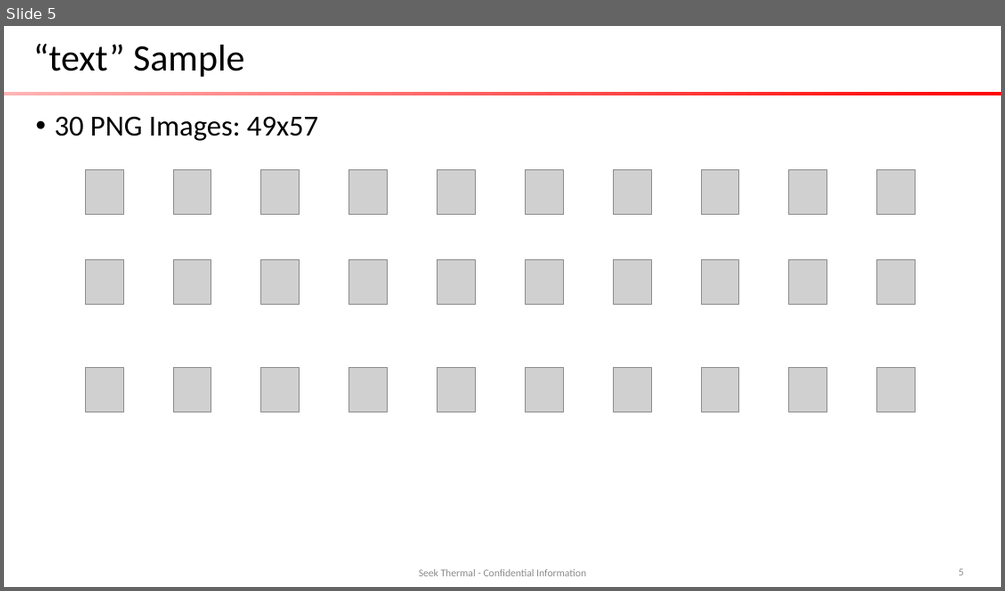
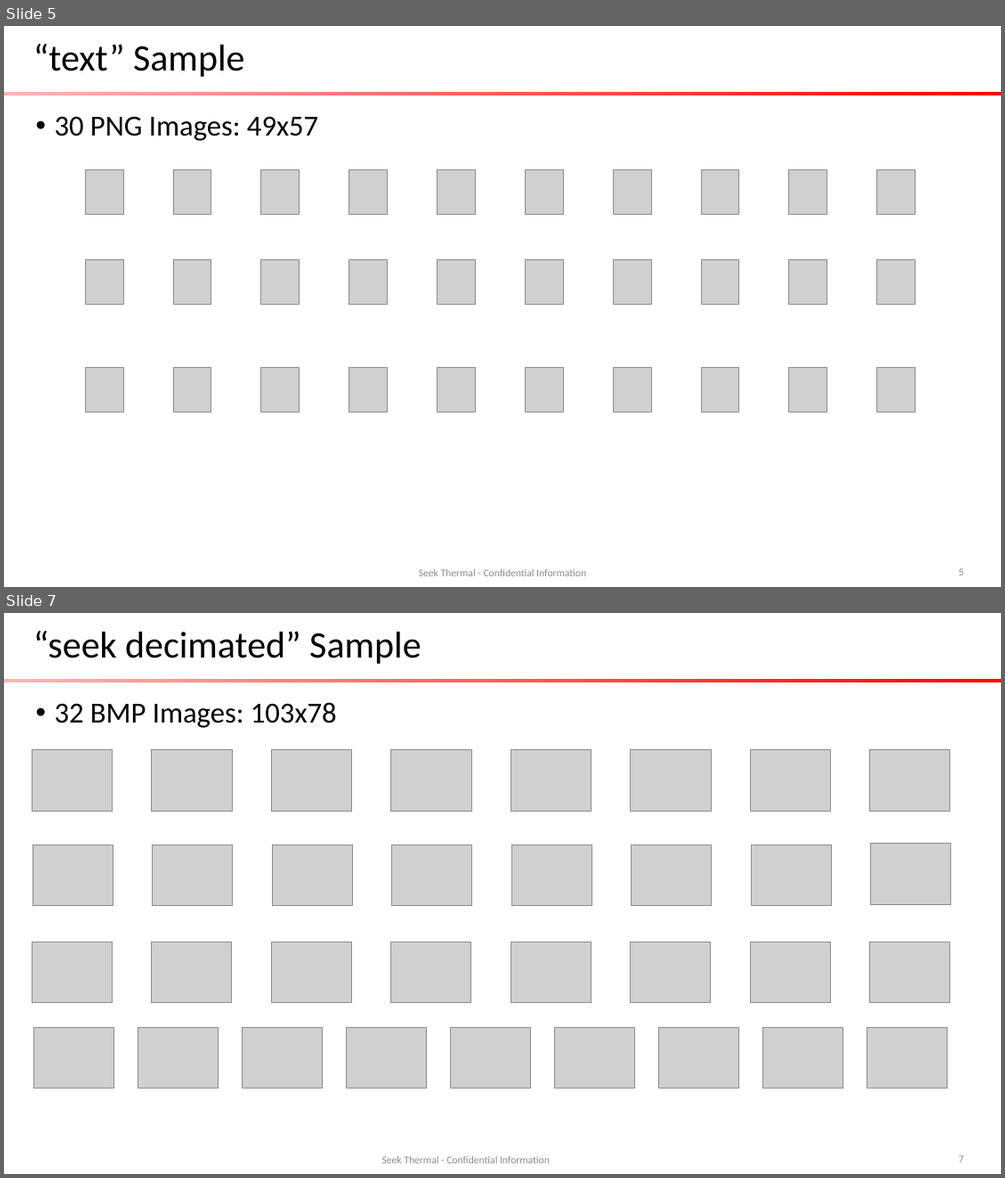
Before and after one commit to lenniea/FB, a slide deck: doc/SuperRes.pptx. Shown one above the other, each under a label of ours: slide 5 before the commit, slides 5 and 7 after it; the slides between them are not shown. The pictures are 1005x591 and 1005x1178 pixels, drawn with LibreOffice and Linux fonts; fonts in the diff are those of the drawing; grey boxes stand for pictures; background and template pictures are left out. Boxes give left, top, right and bottom in pixels: in the first picture for what was removed or moved away, otherwise in the second. Text is boxed around its words. In the diff, an @@ line names an element or a change of style, - is before the commit and + after.

Commit message:
Add seek images from decimated 206 camera Fix hardcoded srFactor parameter in main.cpp Add run-seek-2x.bat Add run-eia-2x.bat Add run-text-2x.bat

```diff
--- a/doc/SuperRes.pptx
+++ b/doc/SuperRes.pptx
@@ slide 7 added at (4,613,1001,1174), background #FFFFFF; not listed: 1 template element that a slide beside it also shows @@
@@ title added at (33,631,421,664), 36 pt, text #000000 @@
+“seek decimated” Sample
@@ text added at (55,702,337,728), 28 pt, text #000000 @@
+• 32 BMP Images: 103x78
@@ group added at (32,750,950,811): 8 pictures @@
@@ group added at (32,844,951,906): 8 pictures @@
@@ group added at (32,942,950,1003): 8 pictures @@
@@ group added at (34,1027,947,1088): 9 pictures @@
@@ text added at (382,1156,550,1163), 10 pt, text #8C8C8C @@
+Seek Thermal - Confidential Information
@@ page number added at (958,1155,963,1162), 10 pt, text #8C8C8C @@
+7
```
Also in this commit, not shown: 2 slides changed, 1 other slide added, 57 other files.
